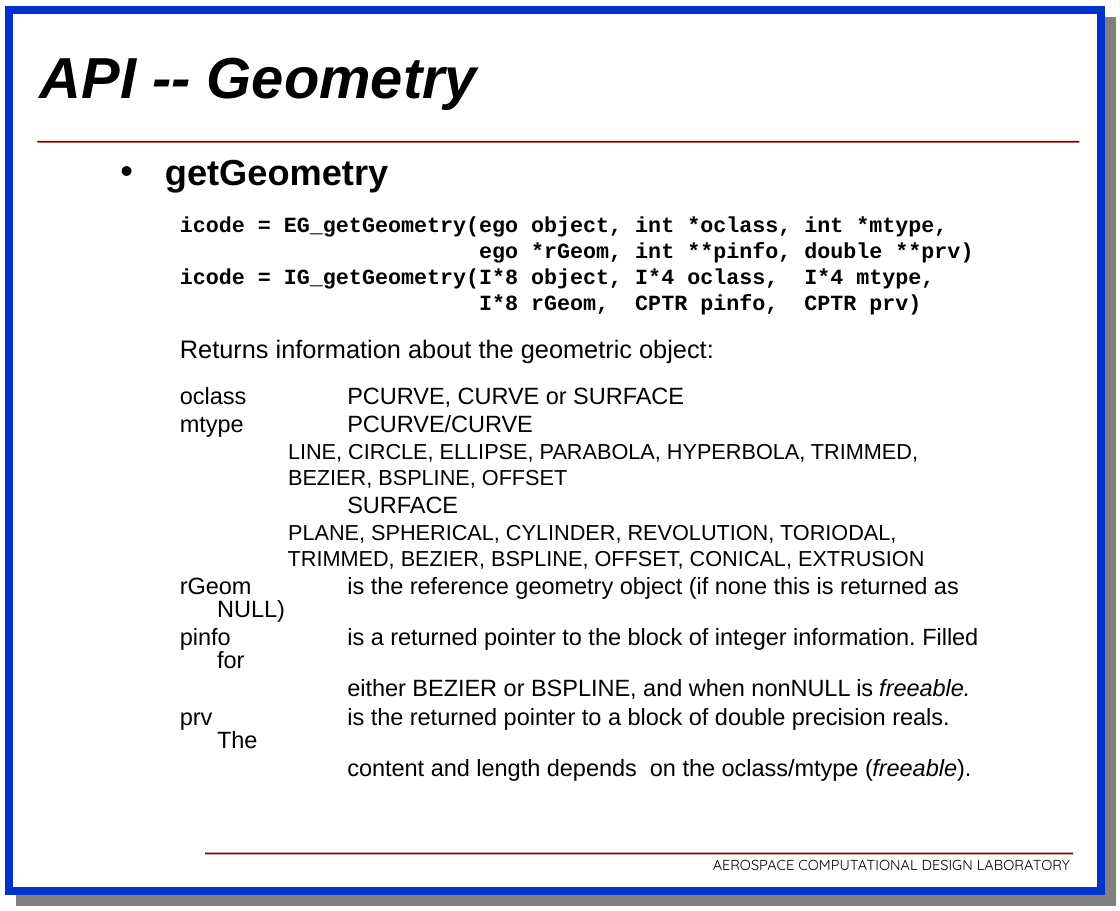
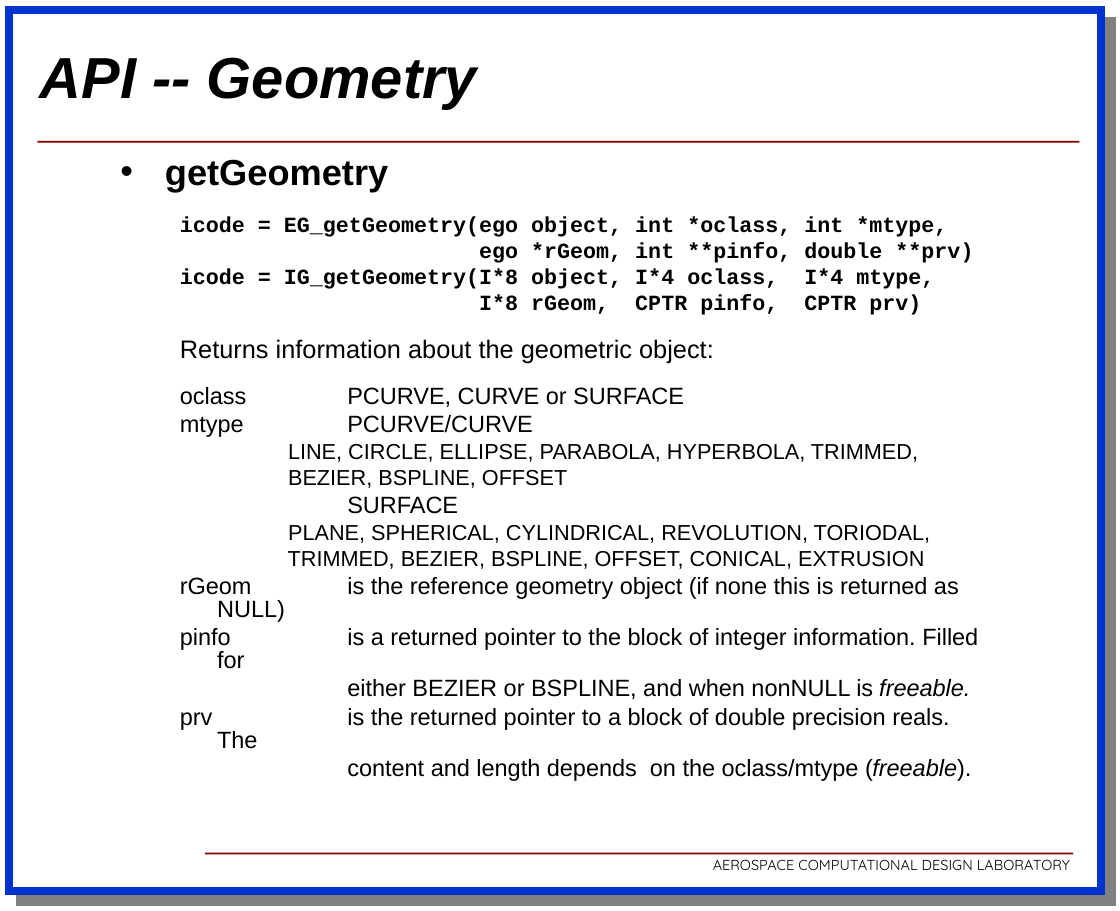
Before and after one commit to OpenMDAO/EGADS, a slide deck: slide 40 of docs/egads.ppt. Drawn at 1120x911 pixels with LibreOffice and Linux fonts; fonts in the diff are those of the drawing; background and template pictures are left out. Boxes give left, top, right and bottom in pixels: in the first picture for what was removed or moved away, otherwise in the second. Text is boxed around its words. In the diff, an @@ line names an element or a change of style, - is before the commit and + after.

```diff
--- a/docs/egads.ppt
+++ b/docs/egads.ppt
@@ text at [288,525,930,543]: text changed @@
-  PLANE, SPHERICAL, CYLINDER, REVOLUTION, TORIODAL,
+  PLANE, SPHERICAL, CYLINDRICAL, REVOLUTION, TORIODAL,
```
Also in this commit, not shown: 3 other slides changed, 1 slide added, 43 other files.
